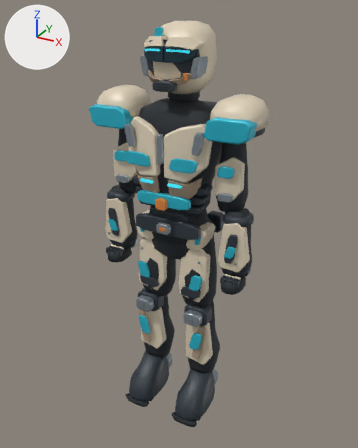
The Blender file unity-vfx-preview/Art/Vektor.blend, before and after one commit.
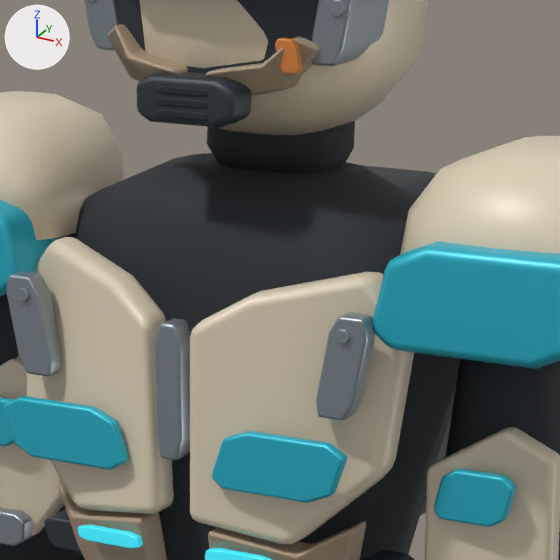
There are two pictures of each version: one whole from a 50 mm camera at (0.947, -1.717, 1.763) aimed at (-0.02, 0.041, 0.884), one close up on the part from 34% to 68% of the width and 14% to 42% of the height. The axes (+X, +Y, +Z) are drawn at upper left. The lights are the same throughout. The last two pictures show the newer version.

Script lines for the objects in view, before the commit:
```python
me_split_upper_arm_ceramic = bpy.data.meshes.new('Split upper arm ceramic')
me_split_upper_arm_ceramic.from_pydata(...)  # 84 vertices, 80 faces; spans x -0.048..0.06, y -0.068..-0.028, z -0.083..0.084
me_split_upper_arm_ceramic.materials.append(mat_ceramic)  # beige #e1d3ba
me_sternum_key_slot = bpy.data.meshes.new('Sternum key slot')
me_sternum_key_slot.from_pydata(...)  # 80 vertices, 74 faces; spans x -0.012..0.012, y -0.151..-0.128, z -0.0265..0.0885
me_sternum_key_slot.materials.append(mat_alloy)  # grey #97a2aa
me_wide_faction_field = bpy.data.meshes.new('Wide faction field')
me_wide_faction_field.from_pydata(...)  # 88 vertices, 82 faces; spans x -0.092..0.092, y -0.12..-0.043, z -0.065..0.02
me_wide_faction_field.materials.append(mat_faction)  # cyan #29b6cd
ob_split_upper_arm_ceramic = bpy.data.objects.new('Split upper arm ceramic', me_split_upper_arm_ceramic)
ob_split_upper_arm_ceramic.parent = ob_leftupper
ob_split_upper_arm_ceramic.location = (0.0, 0.0, 0.0)
ob_sternum_key_slot = bpy.data.objects.new('Sternum key slot', me_sternum_key_slot)
ob_sternum_key_slot.parent = ob_torso
ob_sternum_key_slot.location = (0.0, 0.0, 0.0)
ob_wide_faction_field = bpy.data.objects.new('Wide faction field', me_wide_faction_field)
ob_wide_faction_field.parent = ob_leftshoulder
ob_wide_faction_field.location = (0.0, 0.0, 0.0)
# also in view: 'Rib armor lamella' at (-0.139, -0.057, 1.102); 'Recessed face' at (0.001, -0.067, 1.578); 'Curved shoulder shell' at (-0.258, -0.008, 1.411); 'Sternum ceramic.001' at (0.098, -0.102, 1.255); 'Bicep inset.001' at (0.238, -0.064, 1.189)
```
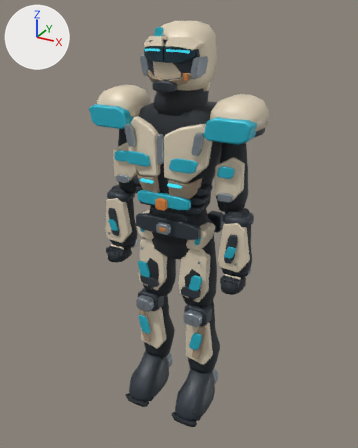
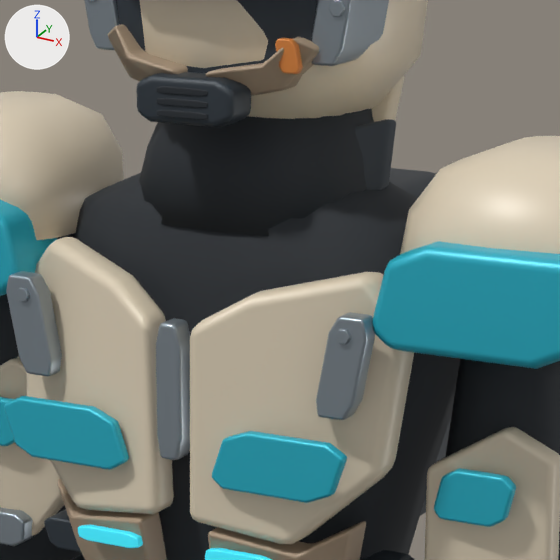
Edits to the bpy script that builds the scene:
```text
Add me_collar_side_plate_001:
    me_collar_side_plate_001.from_pydata(...)  # 56 vertices, 54 faces; spans x 0.0703..0.1114, y -0.0361..0.0528, z 0.1689..0.2312
    me_collar_side_plate_001.materials.append(mat_graphite)  # greyish blue #303840
Add me_collar_plate:
    me_collar_plate.from_pydata(...)  # 84 vertices, 80 faces; spans x -0.097..0.097, y -0.017..0.102, z 0.17..0.262
    me_collar_plate.materials.append(mat_ceramic)  # beige #e1d3ba
Add me_padded_gorget:
    me_padded_gorget.from_pydata(...)  # 54 vertices, 38 faces; spans x -0.111..0.111, y -0.078..0.102, z 0.15..0.262
    me_padded_gorget.polygons.foreach_set('use_smooth', [True] * 38)
    me_padded_gorget.materials.append(mat_fabric)  # black #21272d
Add ob_collar_side_plate_001:
    ob_collar_side_plate_001 = bpy.data.objects.new('Collar side plate.001', me_collar_side_plate_001)
    ob_collar_side_plate_001.parent = ob_torso
    ob_collar_side_plate_001.location = (0.0, 0.0, 0.0)
Add ob_collar_plate:
    ob_collar_plate = bpy.data.objects.new('Collar plate', me_collar_plate)
    ob_collar_plate.parent = ob_torso
    ob_collar_plate.location = (0.0, 0.0, 0.0)
Add ob_padded_gorget:
    ob_padded_gorget = bpy.data.objects.new('Padded gorget', me_padded_gorget)
    ob_padded_gorget.parent = ob_torso
    ob_padded_gorget.location = (0.0, 0.0, 0.0)
```

Changed parts and their boxes (x1, y1, x2, y2) in the close-ups (560 x 560 px):
'Padded gorget', added (black): after (139, 109, 390, 236)
'Collar side plate.001', added: after (355, 119, 396, 191)
'Collar plate', added (beige): after (372, 76, 404, 122)
'Collar gasket', unchanged, covered by the edit: before (207, 121, 355, 172)
